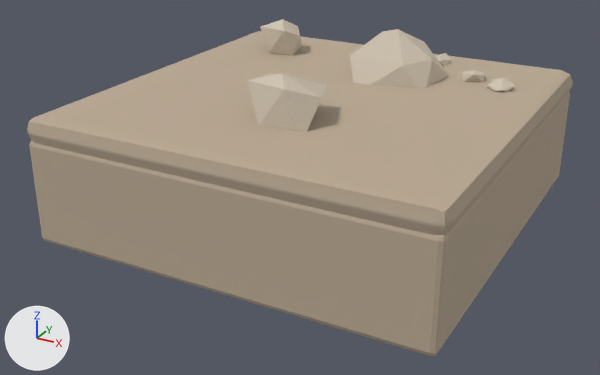
An edit to the glTF model assets/3d/final/tile_stone_clearing.glb, drawn before and after from the same camera.
Before and after are seen from a 50 mm camera at (1.81, -3.52, 1.22) aimed at (-0.04, -0.17, -0.45). The lights are fixed; the arrows at lower left show +X, +Y and +Z. The picture after the commit comes second. Vertices at exactly the same position are counted once.

Objects in the first picture: 'sc_body', 'sc_cap', 'sc_r0', 'sc_r1', 'sc_r2', 'scp_peb1' and 2 more.
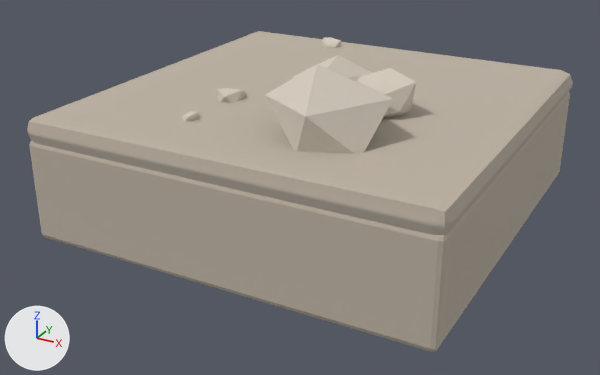
Location of each change, [x1, y1, x2, y2] in pixels of the pictures (600 x 375 px):
'sc_r0', reshaped (200% wider, 139% taller)
    before: [260, 19, 302, 56]
    after: [265, 64, 393, 154]
'sc_r2', reshaped
    before: [248, 74, 326, 132]
    after: [357, 68, 416, 118]
'sc_r1', reshaped
    before: [350, 29, 449, 88]
    after: [293, 55, 373, 81]
'scp_peb1', reshaped (not visible afterwards)
    before: [486, 78, 515, 92]

The change in detail:
me_icosphere_066 is used by ob_sc_r0; location (0.0, 0.0, 0.0).
me_icosphere_066 had 12 vertices, 20 faces and spanned x -0.703..-0.448, y 0.474..0.716, z -0.057..0.196.
me_icosphere_066 now has 12 vertices, 20 faces and spans x 0.078..0.574, y -0.799..-0.295, z -0.165..0.321.
me_icosphere_066 part 1: 12 of 12 vertices moved; they spanned x -0.703..-0.448, y 0.474..0.716, z -0.057..0.196 and now span x 0.078..0.574, y -0.799..-0.295, z -0.165..0.321; mean shift (0.877, -1.134, 0.005).
me_icosphere_067 is used by ob_sc_r1; location (0.0, 0.0, 0.0).
me_icosphere_067 had 12 vertices, 20 faces and spanned x -0.029..0.452, y 0.179..0.64, z -0.176..0.266.
me_icosphere_067 now has 12 vertices, 20 faces and spans x -0.022..0.332, y -0.411..0.065, z -0.101..0.26.
me_icosphere_067 part 2: 12 of 12 vertices moved; they spanned x -0.029..0.452, y 0.179..0.64, z -0.176..0.266 and now span x -0.022..0.332, y -0.411..0.065, z -0.101..0.26; mean shift (-0.068, -0.592, 0.018).
me_icosphere_068 is used by ob_sc_r2; location (0.0, 0.0, 0.0).
me_icosphere_068 had 12 vertices, 20 faces and spanned x -0.127..0.235, y -0.581..-0.243, z -0.054..0.223.
me_icosphere_068 now has 12 vertices, 20 faces and spans x 0.232..0.541, y -0.313..-0.013, z -0.07..0.212.
me_icosphere_068 part 3: 12 of 12 vertices moved; they spanned x -0.127..0.235, y -0.581..-0.243, z -0.054..0.223 and now span x 0.232..0.541, y -0.313..-0.013, z -0.07..0.212; mean shift (0.326, 0.288, -0.008).
me_icosphere_070 is used by ob_scp_peb1; location (0.0, 0.0, 0.0).
me_icosphere_070 had 12 vertices, 20 faces and spanned x 0.677..0.828, y 0.395..0.522, z -0.024..0.068.
me_icosphere_070 now has 12 vertices, 20 faces and spans x 0.185..0.318, y -0.493..-0.359, z -0.026..0.082.
me_icosphere_070 part 4: 12 of 12 vertices moved; they spanned x 0.677..0.828, y 0.395..0.522, z -0.024..0.068 and now span x 0.185..0.318, y -0.493..-0.359, z -0.026..0.082; mean shift (-0.497, -0.888, 0.004).
